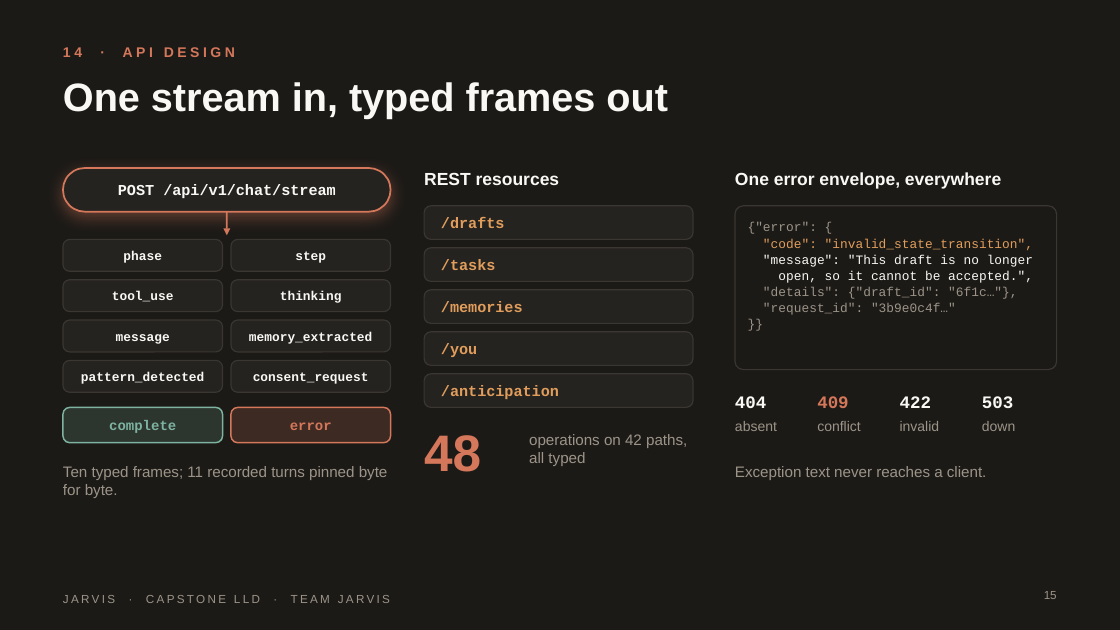
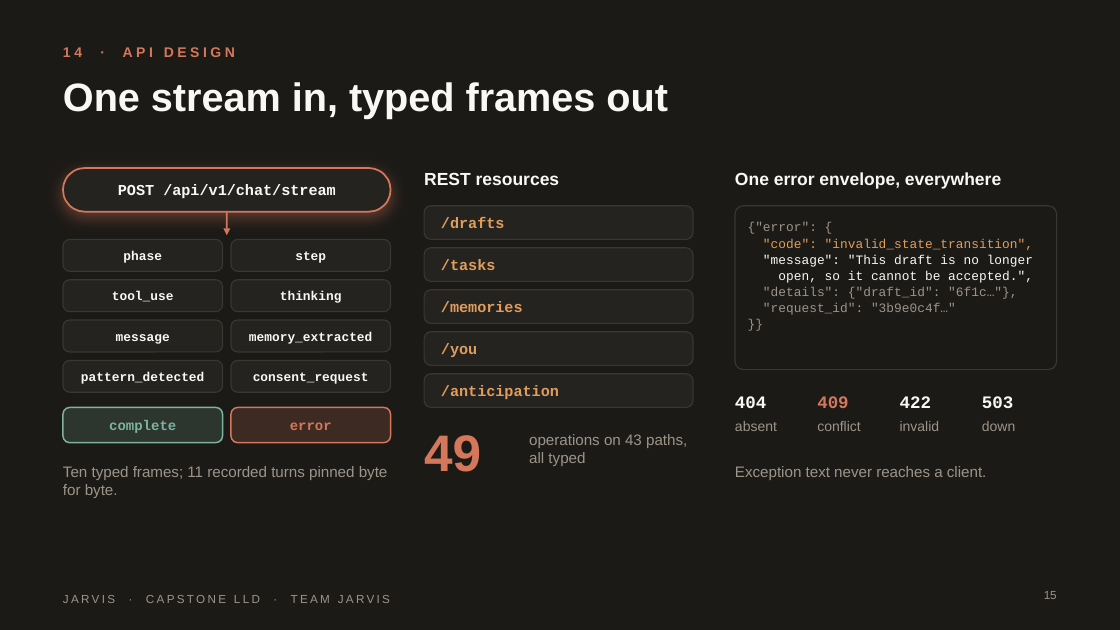
Before and after one commit to HackHeroic/Jarvis-Engine, a slide deck: slide 15 of docs/capstone/presentation/Jarvis-Capstone.pptx. Drawn at 1120x630 pixels with LibreOffice and Linux fonts; fonts in the diff are those of the drawing; background and template pictures are left out. Boxes give left, top, right and bottom in pixels: in the first picture for what was removed or moved away, otherwise in the second. Text is boxed around its words. In the diff, an @@ line names an element or a change of style, - is before the commit and + after.

Commit message:
Ravi's plate; database doc loses a stray pasted prompt; slide counts match the code

```diff
--- a/docs/capstone/presentation/Jarvis-Capstone.pptx
+++ b/docs/capstone/presentation/Jarvis-Capstone.pptx
@@ text at box(424, 435, 481, 472): text changed @@
-48
+49
@@ text at box(529, 434, 687, 466): text changed @@
-operations on 42 paths, all typed
+operations on 43 paths, all typed
```
Also in this commit, not shown: 3 other files.
